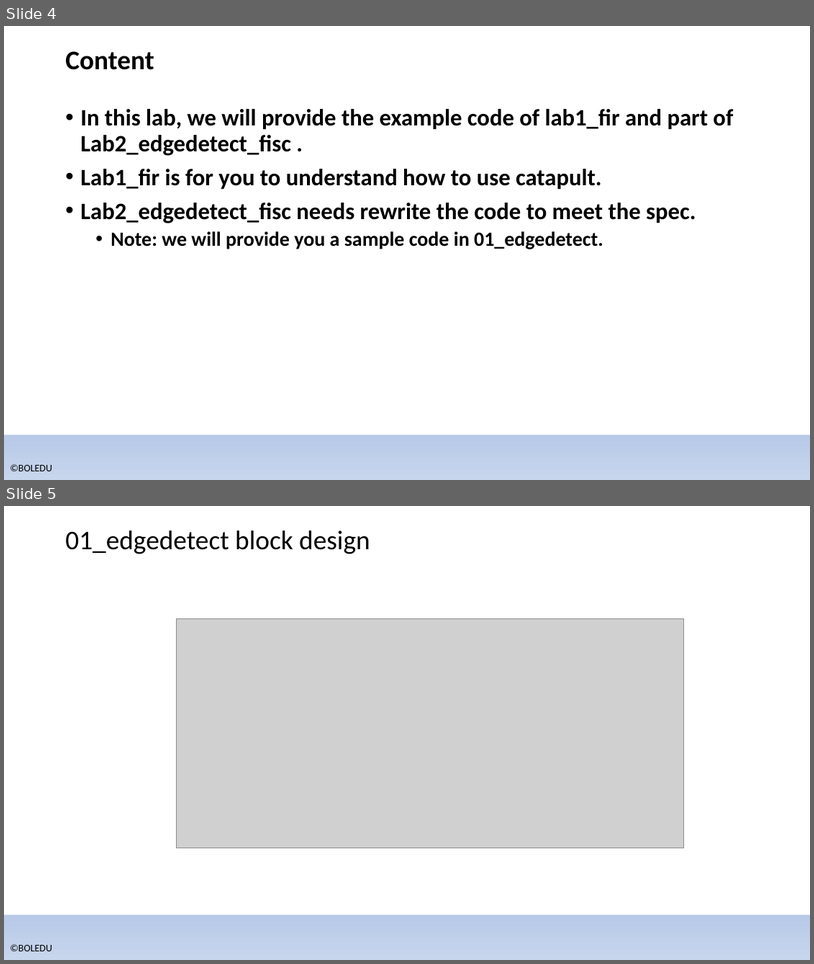
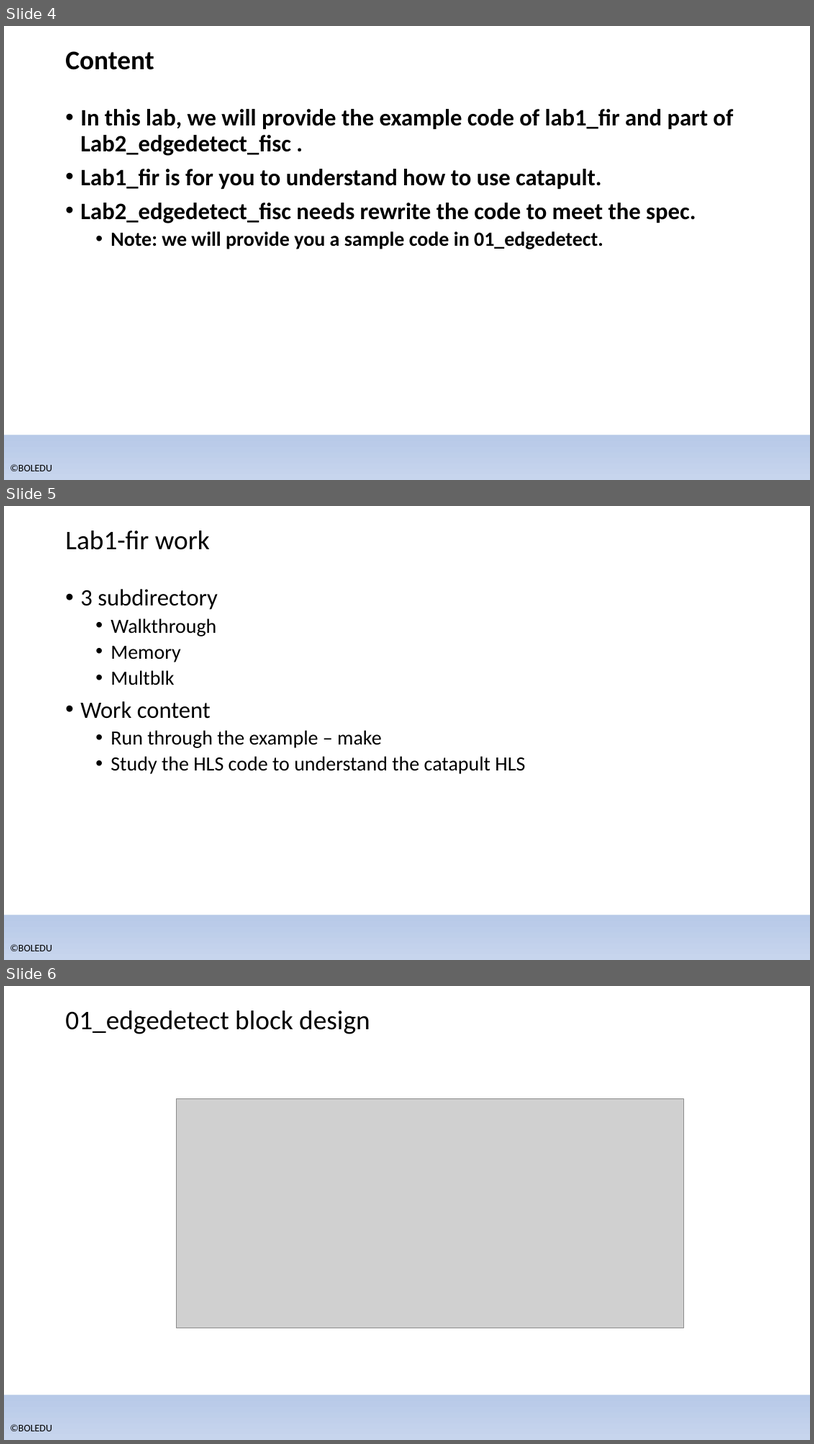
Before and after one commit to bol-edu/caravel-soc_fpga-lab, a slide deck: catapult_hls/lab_catapult_workbook.pptx. Shown one above the other, each under a label of ours: slides 4 and 5 before the commit, slides 4, 5 and 6 after it. The pictures are 814x964 and 814x1444 pixels, drawn with LibreOffice and Linux fonts; fonts in the diff are those of the drawing; grey boxes stand for pictures; background and template pictures are left out. Boxes give left, top, right and bottom in pixels: in the first picture for what was removed or moved away, otherwise in the second. Text is boxed around its words. In the diff, an @@ line names an element or a change of style, - is before the commit and + after.

```diff
--- a/catapult_hls/lab_catapult_workbook.pptx
+++ b/catapult_hls/lab_catapult_workbook.pptx
@@ slide 5 added at bbox=[4, 506, 810, 960], background gradient #F6F8FC to #ABC0E4 to #C7D5ED; not listed: 2 template elements that a slide beside it also shows @@
@@ title added at bbox=[65, 530, 210, 550], 32 pt, text #000000 @@
+Lab1-fir work
@@ text added at bbox=[80, 589, 525, 774], 24 pt, text #000000 @@
+• 3 subdirectory
+  • Walkthrough
+  • Memory
+  • Multblk
+• Work content
+  • Run through the example – make
+  • Study the HLS code to understand the catapult HLS
@@ what was slide 5 is now slide 6 @@
```
Also in this commit, not shown: 3 slides changed, 1 other slide added.
